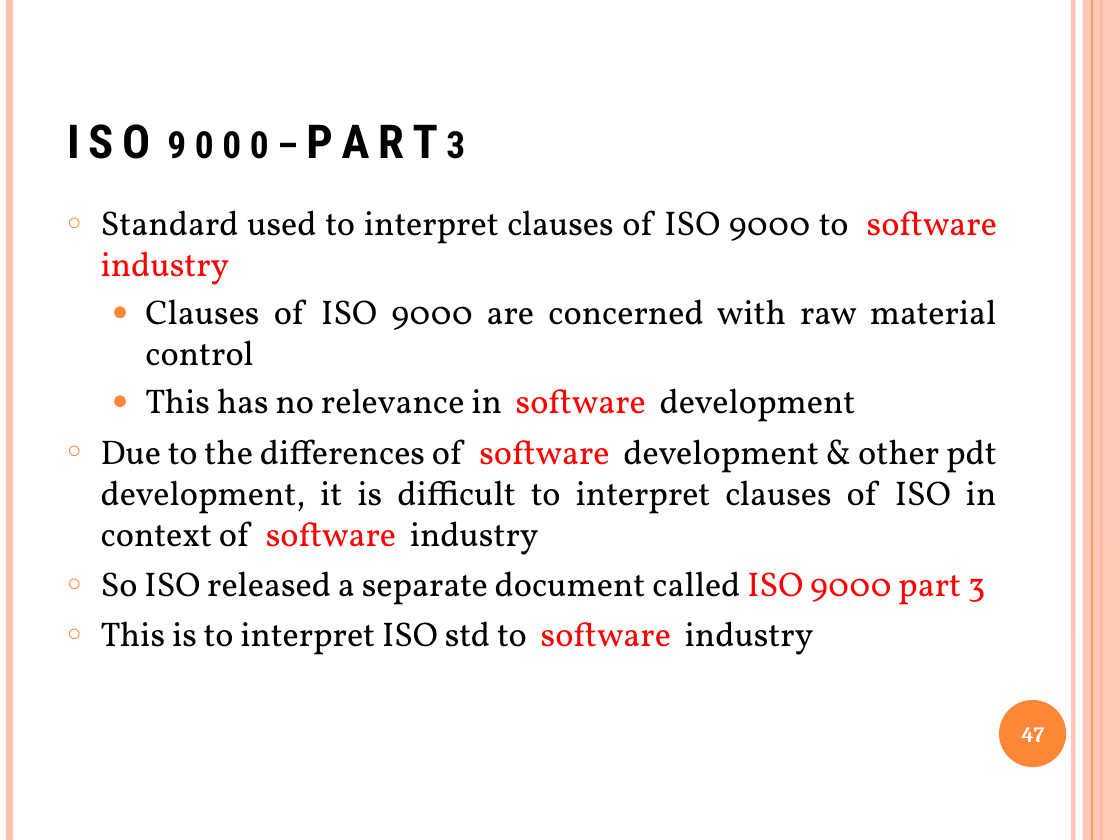
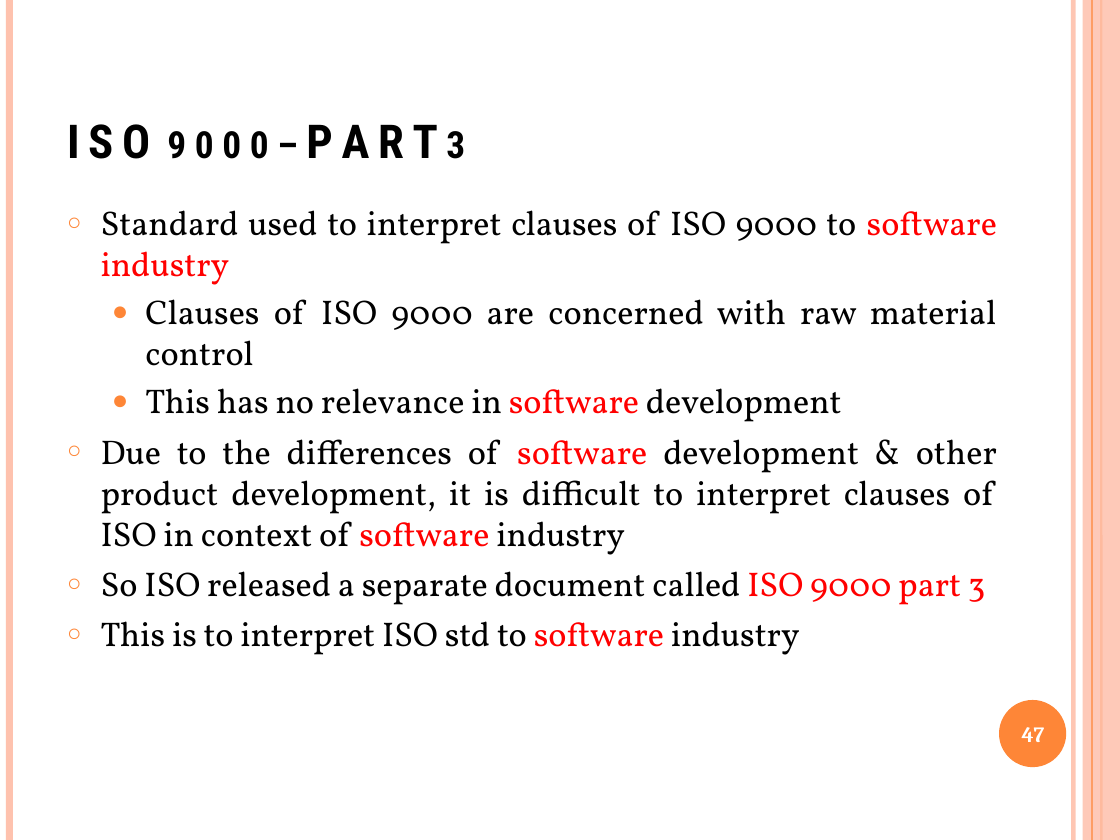
Before and after one commit to GeneralNitin/S6, a slide deck: slide 47 of 04. Software Engineering and Project Management/PPTs/M2.pptx. Drawn at 1120x840 pixels with LibreOffice and Linux fonts; fonts in the diff are those of the drawing. Boxes give left, top, right and bottom in pixels: in the first picture for what was removed or moved away, otherwise in the second. Text is boxed around its words. In the diff, an @@ line names an element or a change of style, - is before the commit and + after.

Commit message:
added qps, ppts, tp solved and other resources

```diff
--- a/04. Software Engineering and Project Management/PPTs/M2.pptx
+++ b/04. Software Engineering and Project Management/PPTs/M2.pptx
@@ text at [101, 439, 997, 555]: text changed @@
-○ Due to the differences of software development & other pdt development, it is difficult to interpret clauses of ISO in context of software industry
+○ Due to the differences of software development & other product development, it is difficult to interpret clauses of ISO in context of software industry
```
Also in this commit, not shown: 43 other slides changed, 2 slides added, 4 slides removed, 42 other files.
